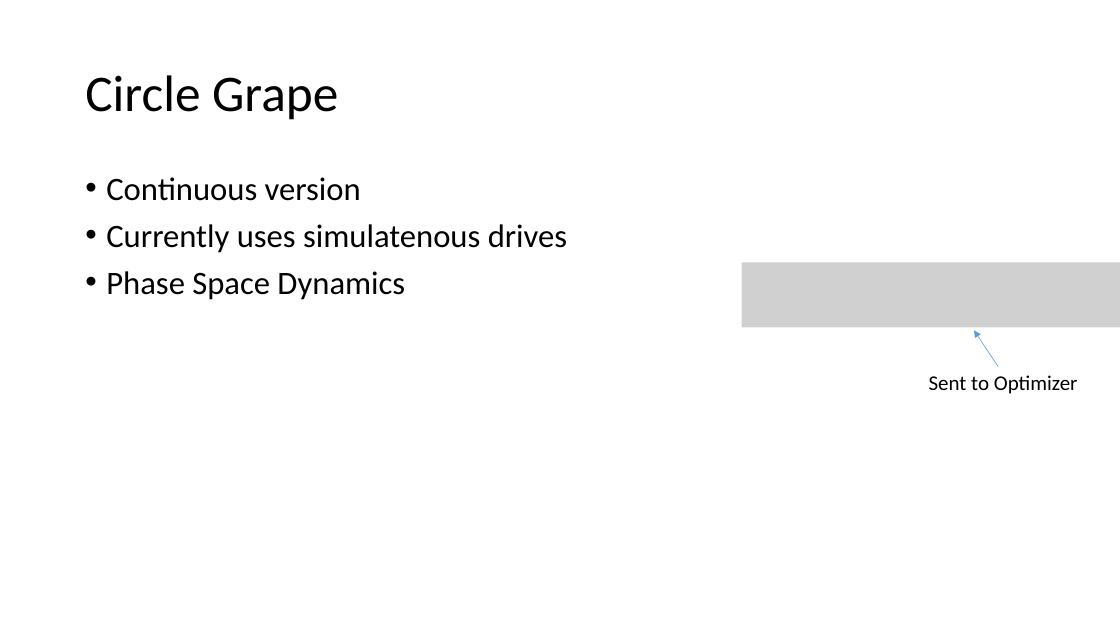
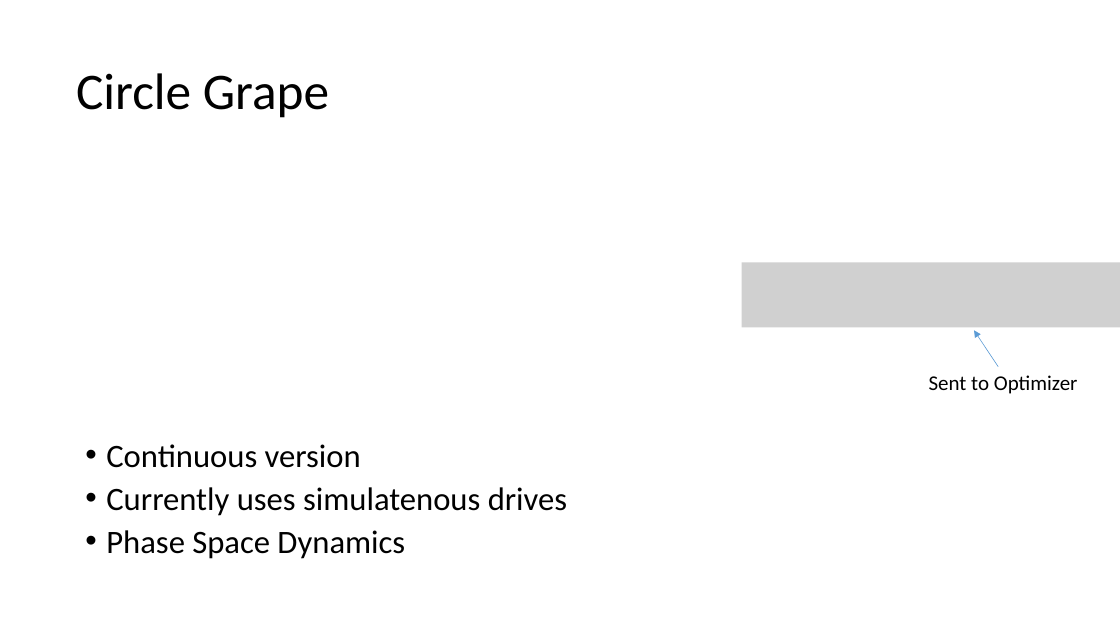
Before and after one commit to EeshGupta/Multimode-Conditional-Displacements, a slide deck: slide 17 of presentations/mcs_sqms.pptx (slide 12 before the commit). Drawn at 1120x630 pixels with LibreOffice and Linux fonts; fonts in the diff are those of the drawing; grey boxes stand for pictures. Boxes give left, top, right and bottom in pixels: in the first picture for what was removed or moved away, otherwise in the second. Text is boxed around its words. In the diff, an @@ line names an element or a change of style, - is before the commit and + after.

```diff
--- a/presentations/mcs_sqms.pptx
+++ b/presentations/mcs_sqms.pptx
@@ title "Circle Grape": place and size @@
-title "Circle Grape" at box(85, 75, 338, 120)
+title "Circle Grape" at box(76, 73, 329, 118)
@@ text "Continuous version": place and size @@
-text "Continuous version" at box(106, 177, 567, 300)
+text "Continuous version" at box(106, 444, 567, 559)
@@ text "Continuous version" at box(106, 444, 567, 559): line spacing 0.9 to 0.8 @@
```
Also in this commit, not shown: 6 other slides changed, 3 slides added, 18 slides removed.
